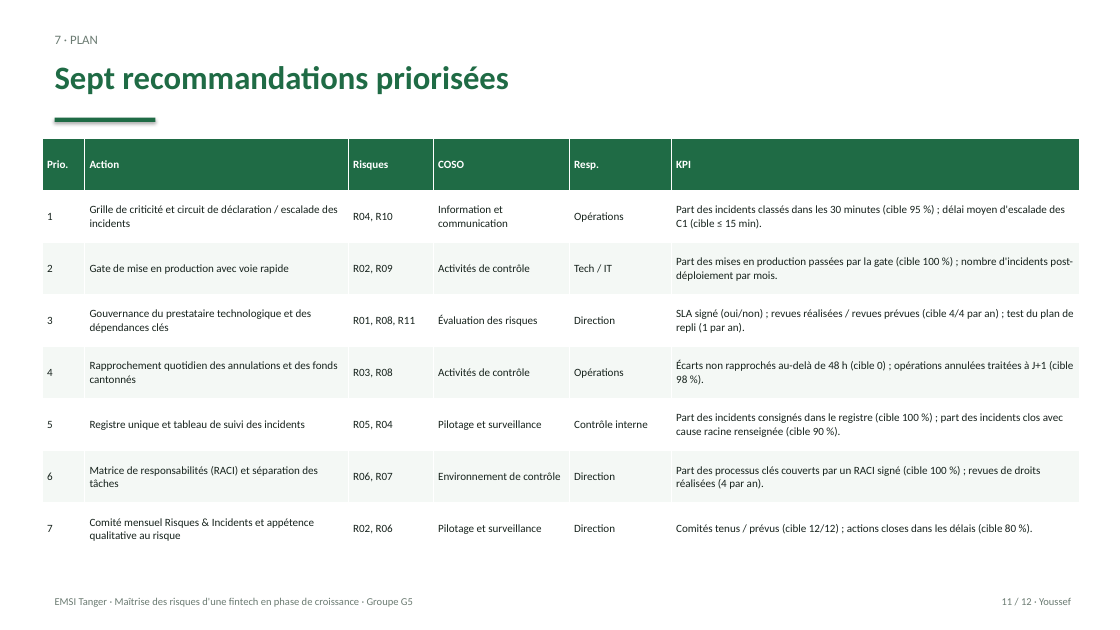
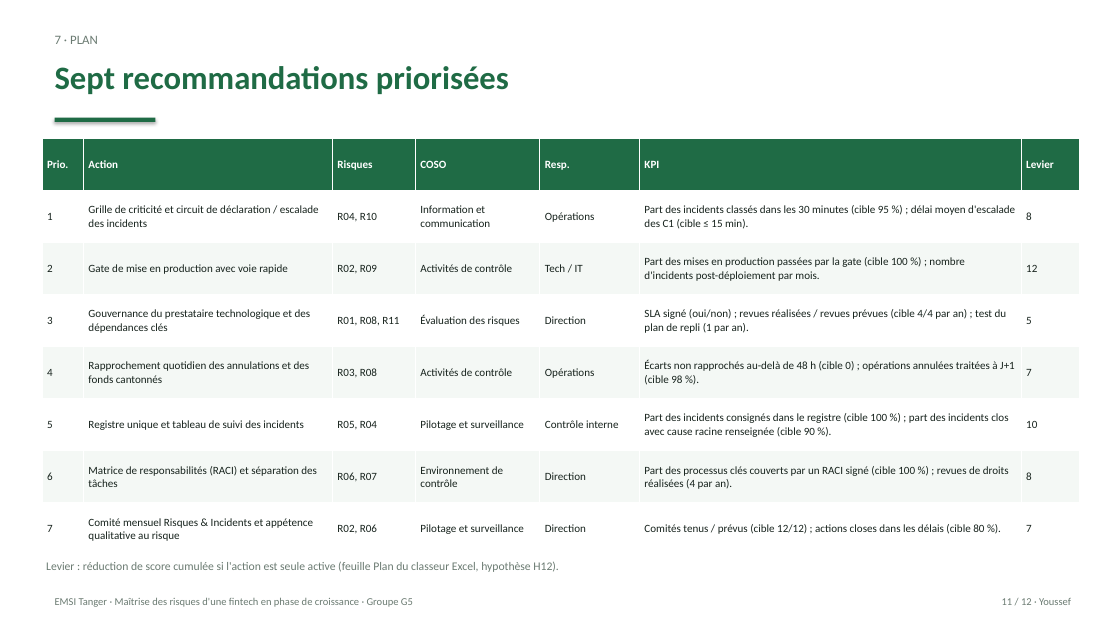
Before and after one commit to yussefnegotiumx-stack/paymaroc, a slide deck: slide 11 of downloads/Livrable5_Presentation_PayMaroc_G5.pptx. Drawn at 1120x630 pixels with LibreOffice and Linux fonts; fonts in the diff are those of the drawing. Boxes give left, top, right and bottom in pixels: in the first picture for what was removed or moved away, otherwise in the second. Text is boxed around its words. In the diff, an @@ line names an element or a change of style, - is before the commit and + after.

```diff
--- a/downloads/Livrable5_Presentation_PayMaroc_G5.pptx
+++ b/downloads/Livrable5_Presentation_PayMaroc_G5.pptx
@@ table at [42, 139, 1079, 555] @@
+column 7: Levier | 8 | 12 | 5 | 7 | 10 | 8 | 7
@@ text added at [46, 561, 559, 572], 10 pt, text #6B7B72 @@
+Levier : réduction de score cumulée si l'action est seule active (feuille Plan du classeur Excel, hypothèse H12).
```
Also in this commit, not shown: 3 other slides changed, 4 other files.
